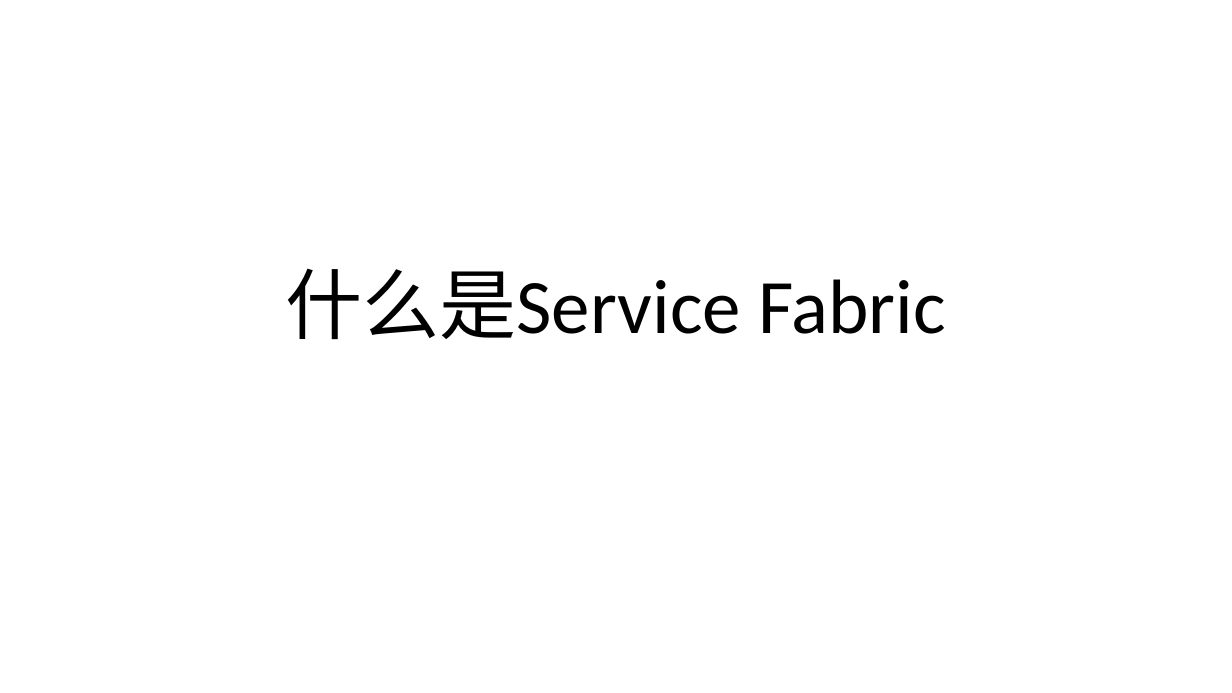
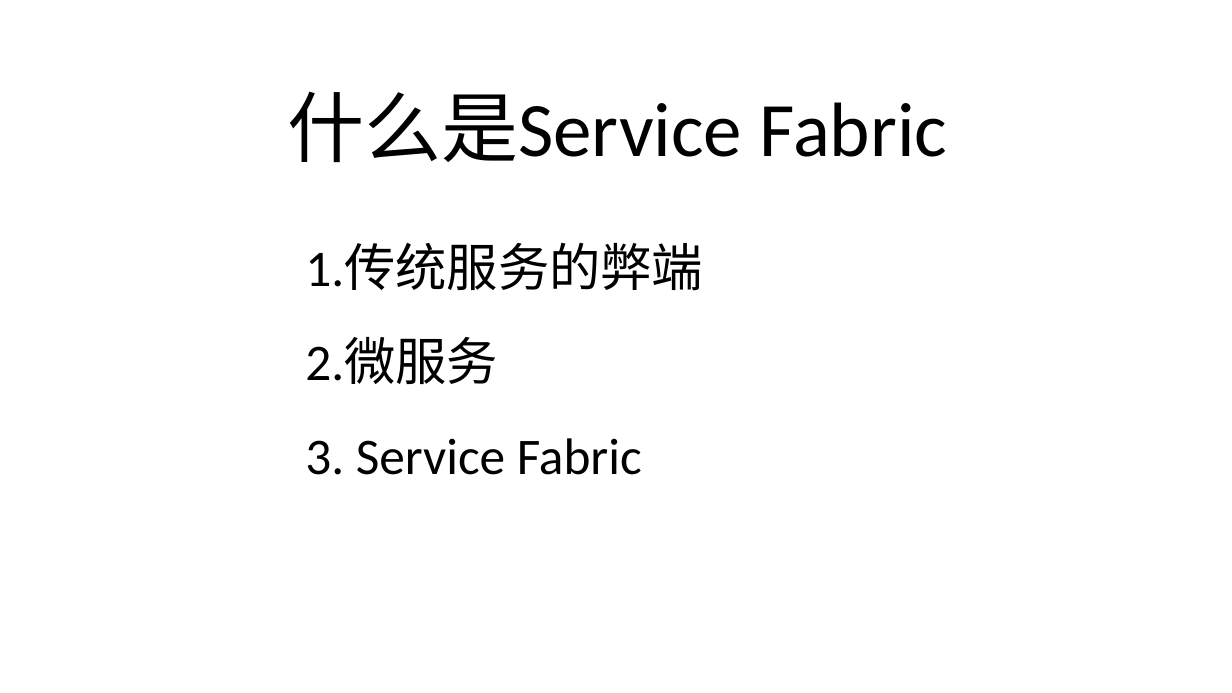
Before and after one commit to FredJiangFei/MyDocuments, a slide deck: slide 3 of 工作/Service Fabric/Service Fabric.pptx. Drawn at 1232x693 pixels with LibreOffice and Linux fonts; fonts in the diff are those of the drawing. Boxes give left, top, right and bottom in pixels: in the first picture for what was removed or moved away, otherwise in the second. Text is boxed around its words. In the diff, an @@ line names an element or a change of style, - is before the commit and + after.

```diff
--- a/工作/Service Fabric/Service Fabric.pptx
+++ b/工作/Service Fabric/Service Fabric.pptx
@@ title "什么是Service Fabric": place and size @@
-title "什么是Service Fabric" at bbox=[286, 268, 946, 339]
+title "什么是Service Fabric" at bbox=[287, 91, 948, 162]
@@ text added at bbox=[305, 244, 703, 291], 40 pt, text #000000 @@
+1.传统服务的弊端
@@ text added at bbox=[305, 337, 498, 384], 40 pt, text #000000 @@
+2.微服务
@@ text added at bbox=[305, 438, 642, 475], 40 pt, text #000000 @@
+3. Service Fabric
```
Also in this commit, not shown: 5 other slides changed, 7 slides added, 6 slides removed.
